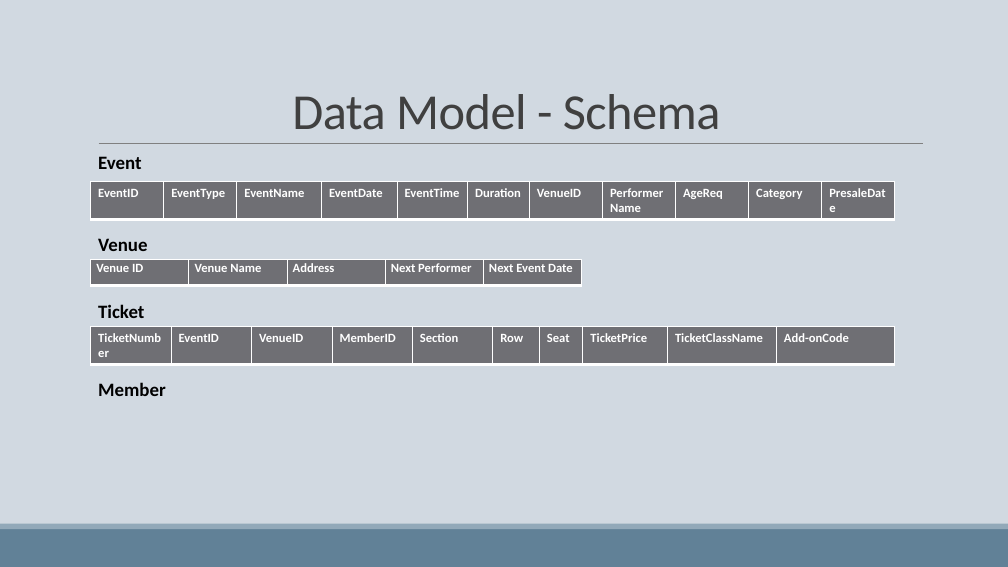
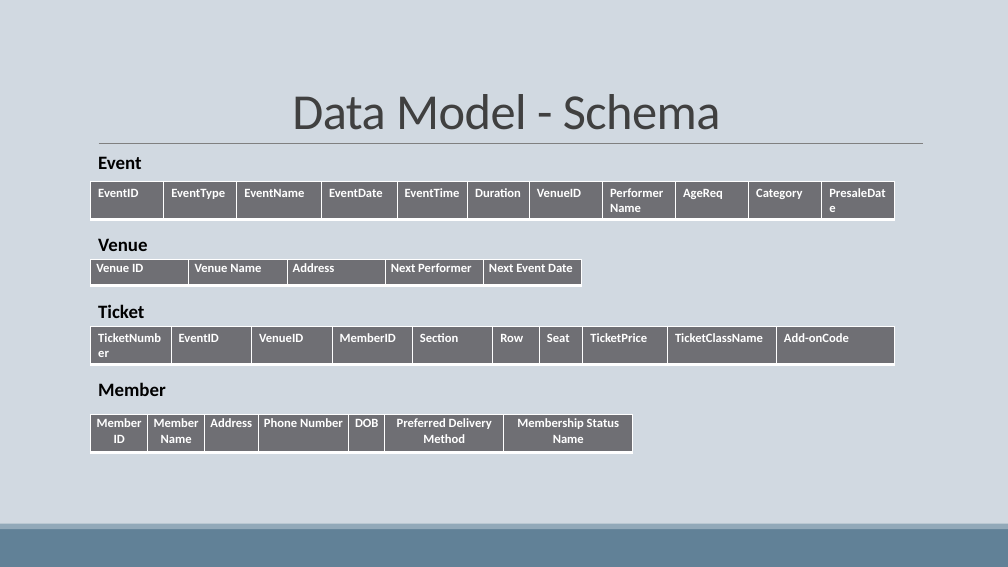
Before and after one commit to keatonmay/db_systems_proj, a slide deck: slide 7 of deliverables/Encore Tickets Presentation.pptx. Drawn at 1008x567 pixels with LibreOffice and Linux fonts; fonts in the diff are those of the drawing. Boxes give left, top, right and bottom in pixels: in the first picture for what was removed or moved away, otherwise in the second. Text is boxed around its words. In the diff, an @@ line names an element or a change of style, - is before the commit and + after.

```diff
--- a/deliverables/Encore Tickets Presentation.pptx
+++ b/deliverables/Encore Tickets Presentation.pptx
@@ table added at (91,414,633,452), 1 rows, 7 columns @@
+Member ID | Member Name | Address | Phone Number | DOB | Preferred Delivery Method | Membership Status Name
```
Also in this commit, not shown: 1 slide added, 1 other file.
